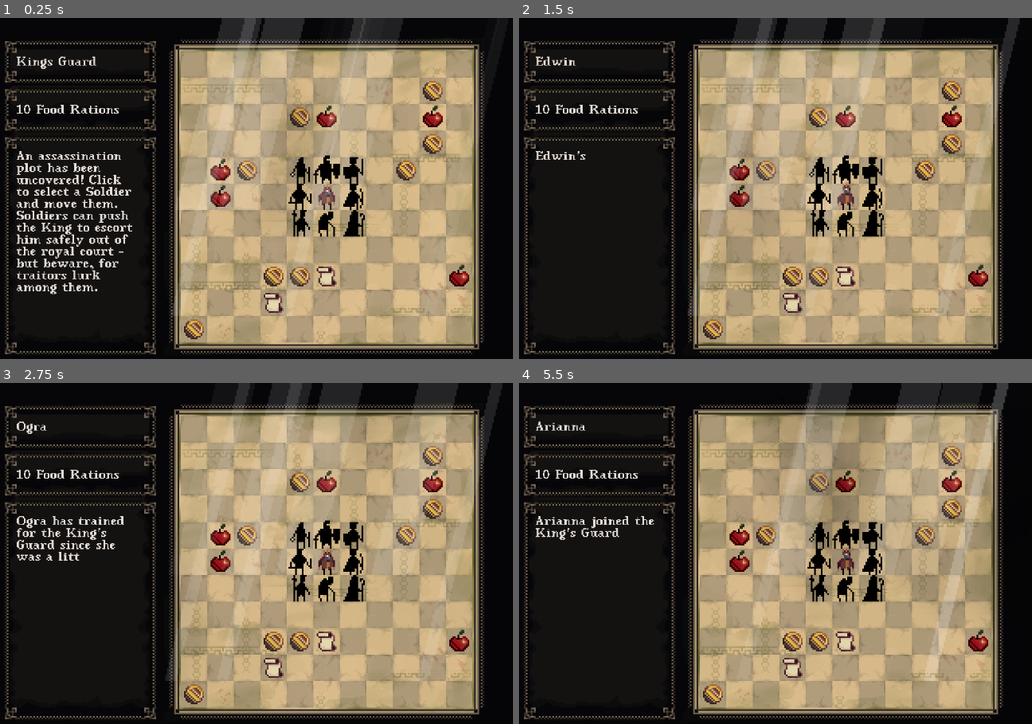
Above: before the commit, frames 1-4 (two rows, left to right).
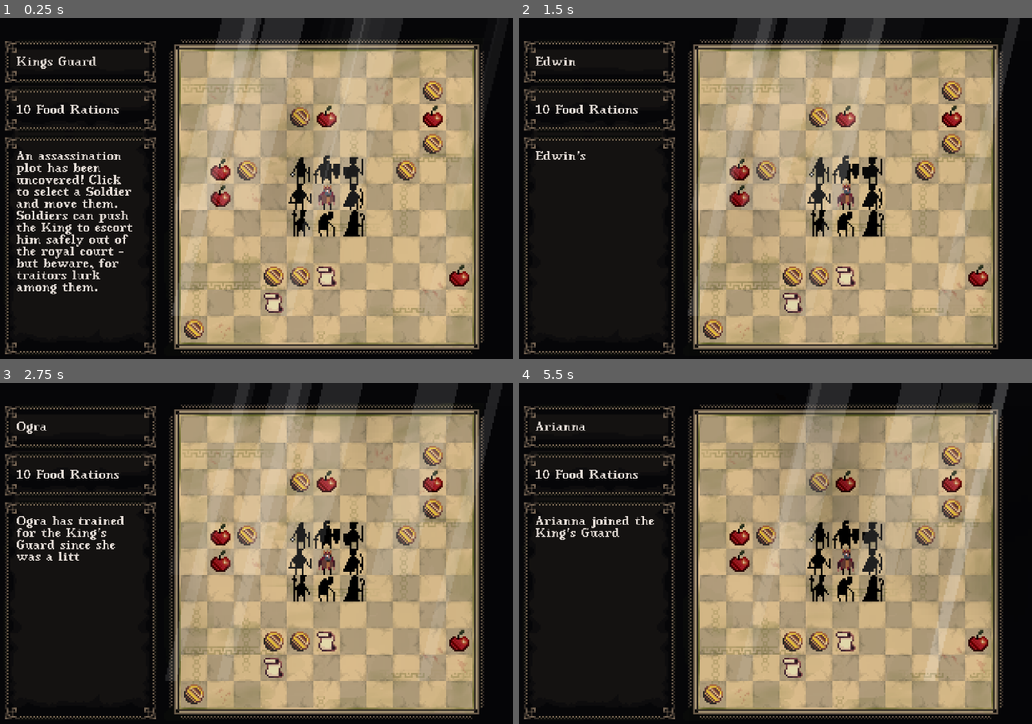
Above: after the commit, the same moments.

Repository: ibirothe/kings-rescue
Game: Godot game, scene res://Scenes/Level.tscn
Same seed, same stepped clock (60 frames per second), same inputs: the game is played once before the commit and once after it.
Inputs (mouse positions are in pixels of both pictures, inside the frame that each line leads up to):
- Up to frame 1 (0.25 s): no input
- Up to frame 2 (1.5 s): tap Enter at 0.5 s; move the mouse to (821, 171) at 0.52 s; click (821, 171) at 0.6 s; move the mouse to (847, 171) at 1.27 s; click (847, 171) at 1.35 s
- Up to frame 3 (2.75 s): move the mouse to (353, 536) at 2.02 s; click (353, 536) at 2.1 s
- Up to frame 4 (5.5 s): move the mouse to (872, 560) at 2.77 s; click (872, 560) at 2.85 s; move the mouse to (872, 587) at 3.52 s; click (872, 587) at 3.6 s; move the mouse to (847, 587) at 4.27 s; click (847, 587) at 4.35 s; move the mouse to (821, 587) at 5.02 s; click (821, 587) at 5.1 s

The runs differ from the first frame. In frame 1, 0.5% of the frame differs, in the area x 58-71%, y 40-65%; in frame 2, 0.4%; in frame 3, 0.3%; in frame 4, 0.3%.

Commit message:
layer fix

Diff:
--- a/kings-rescue/Scenes/Level.tscn
+++ b/kings-rescue/Scenes/Level.tscn
@@ -1144,7 +1144,7 @@
 [node name="Level" type="Node2D"]
 
 [node name="LightRayM" type="GPUParticles2D" parent="."]
-z_index = 1
+z_index = 2
 texture_filter = 1
 position = Vector2(12, -104)
 amount = 5
@@ -1156,7 +1156,7 @@
 visibility_rect = Rect2(0, 0, 600, 600)
 
 [node name="LightRayS" type="GPUParticles2D" parent="."]
-z_index = 1
+z_index = 2
 texture_filter = 1
 position = Vector2(10, -40)
 amount = 5
